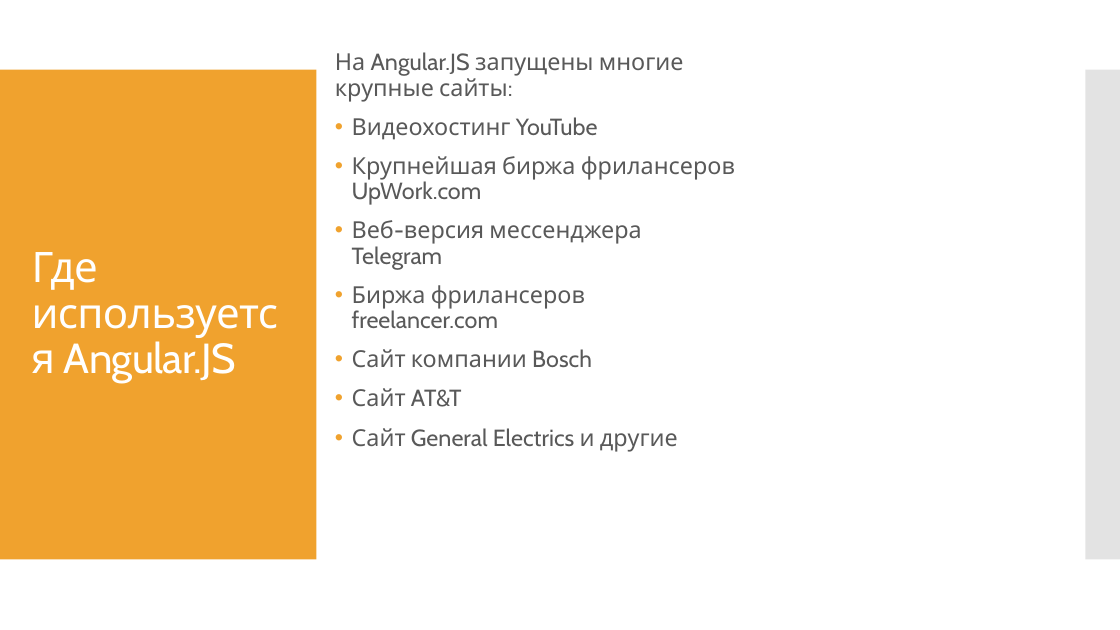
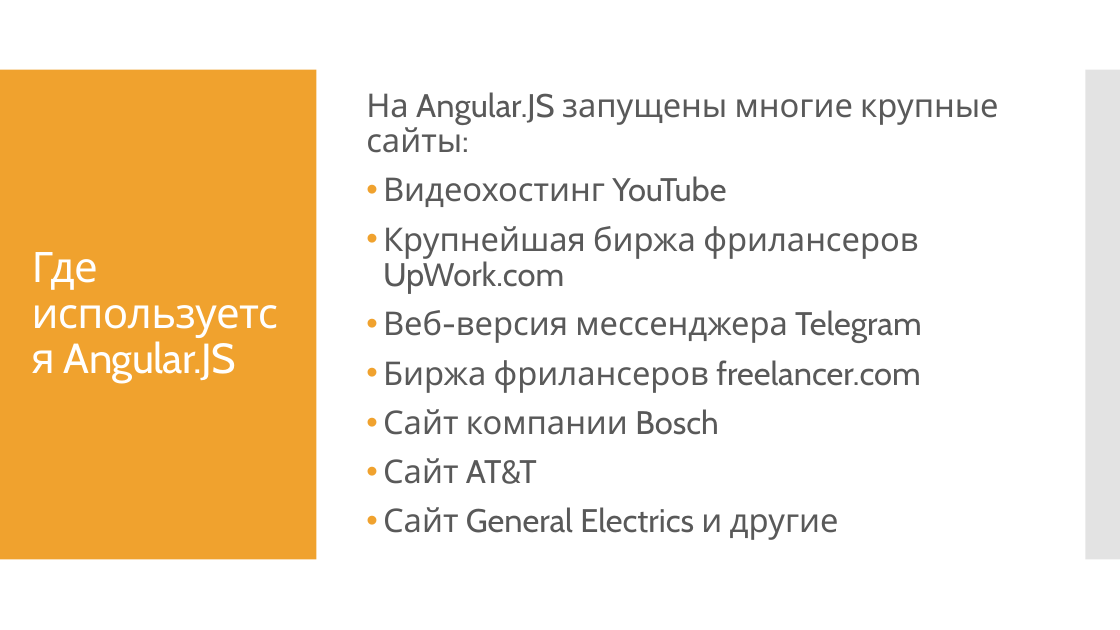
Before and after one commit to AlinaZhurba2000/DZ_Dmitrieva_and_Zhurba, a slide deck: slide 13 of презентация_файл_видео/Сравнение js frameworks.pptx. Drawn at 1120x630 pixels with LibreOffice and Linux fonts; fonts in the diff are those of the drawing. Boxes give left, top, right and bottom in pixels: in the first picture for what was removed or moved away, otherwise in the second. Text is boxed around its words. In the diff, an @@ line names an element or a change of style, - is before the commit and + after.

```diff
--- a/презентация_файл_видео/Сравнение js frameworks.pptx
+++ b/презентация_файл_видео/Сравнение js frameworks.pptx
@@ text "На Angular.JS запущены многие крупные ...": place and size @@
-text "На Angular.JS запущены многие крупные ..." at (335, 52, 735, 452)
+text "На Angular.JS запущены многие крупные ..." at (366, 92, 998, 540)
@@ text "На Angular.JS запущены многие крупные ..." at (366, 92, 998, 540): size 20 to 28 pt @@
```
Also in this commit, not shown: 7 other slides changed.
